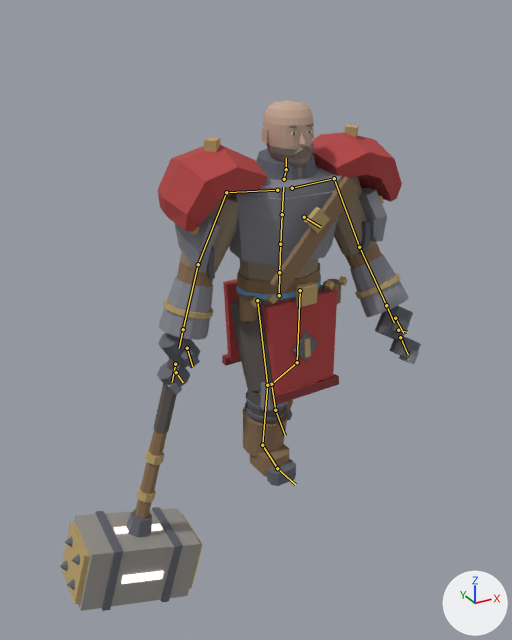
Two versions of the glTF model art/champions/rook/export/rook.glb, one commit apart.
Both versions are drawn from a 50 mm lens placed at (-1.86, -3.11, 2.4), pointed at (-0.1, 0.09, 0.8). Arrows for +X, +Y and +Z are at lower right; the lights stay in place. The older version comes first. Both versions are drawn at frame 17 of the action 'walk'; the numbers are the values there. The bones that change, and the others that lie on the model, are drawn over the model as lines.

Names of what the first picture shows: 'rook.001'.
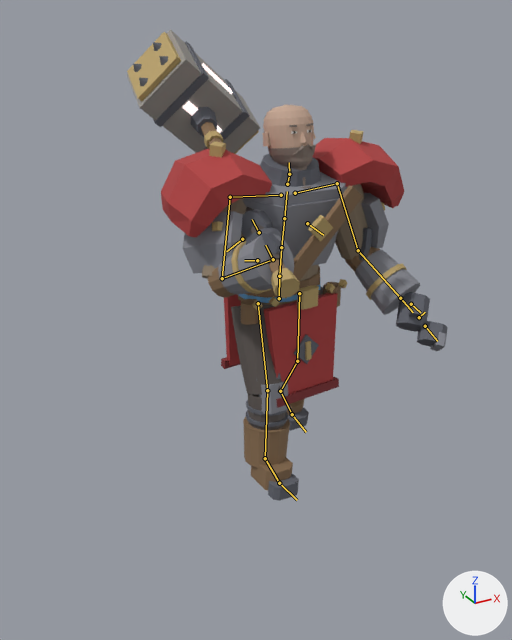
Location of each change, [x1, y1, x2, y2] in pixels of the pictures (512 x 640 px):
'rook.001', posed (11% narrower, 8% shorter)
    before: [60, 100, 421, 611]
    after: [127, 29, 448, 501]
bone 'pelvis', root to tip
    before: (279, 295) to (279, 272)
    after: (279, 298) to (279, 276)
bone 'spine_01', root to tip
    before: (279, 272) to (280, 244)
    after: (279, 276) to (281, 247)
bone 'upperarm_l', root to tip
    before: (334, 178) to (359, 247)
    after: (337, 183) to (358, 250)
bone 'forearm_l', root to tip
    before: (359, 247) to (386, 305)
    after: (358, 250) to (400, 298)
bone 'upperarm_r', root to tip
    before: (226, 192) to (198, 264)
    after: (230, 197) to (222, 278)
bone 'forearm_r', root to tip
    before: (198, 264) to (183, 329)
    after: (222, 278) to (273, 259)
bone 'hand_r', root to tip
    before: (183, 329) to (179, 348)
    after: (273, 259) to (265, 245)
bone 'neck', root to tip
    before: (284, 179) to (286, 169)
    after: (287, 184) to (289, 174)
bone 'head', root to tip
    before: (286, 169) to (286, 158)
    after: (289, 174) to (289, 162)
bone 'thigh_l', root to tip
    before: (300, 290) to (297, 362)
    after: (299, 293) to (297, 361)
bone 'calf_l', root to tip
    before: (297, 362) to (271, 384)
    after: (297, 361) to (280, 391)
bone 'foot_l', root to tip
    before: (271, 384) to (275, 410)
    after: (280, 391) to (292, 414)
bone 'thigh_r', root to tip
    before: (257, 300) to (267, 385)
    after: (258, 303) to (267, 390)
bone 'calf_r', root to tip
    before: (267, 385) to (262, 445)
    after: (267, 390) to (265, 458)
bone 'foot_r', root to tip
    before: (262, 445) to (277, 468)
    after: (265, 458) to (279, 483)

The change in detail:
Bone 'pelvis' (bone_pelvis) moves from (0.0, -0.02, 0.0) to (0.0, -0.039, 0.0).
Bone 'pelvis' (bone_pelvis) turns from (0, 3, 0) to (0, 4, 0) degrees about its own x, y and z.
Bone 'spine_01' (bone_spine_01) turns from (3, -2, 0) to (6, -3, 0) degrees about its own x, y and z.
Bone 'upperarm_l' (bone_upperarm_l) turns from (19, 5, -29) to (15, 4, -29) degrees about its own x, y and z.
Bone 'forearm_l' (bone_forearm_l) turns from (6, 0, 1) to (36, -3, 8) degrees about its own x, y and z.
Bone 'upperarm_r' (bone_upperarm_r) turns from (-4, 1, 30) to (30, -7, 27) degrees about its own x, y and z.
Bone 'forearm_r' (bone_forearm_r) turns from (3, 0, 2) to (94, 1, -1) degrees about its own x, y and z.
Bone 'hand_r' (bone_hand_r) turns from (0, 0, 0) to (121, -15, 9) degrees about its own x, y and z.
Bone 'neck' (bone_neck) turns from (0, 0, 0) to (-4, 0, 0) degrees about its own x, y and z.
Bone 'head' (bone_head) turns from (-3, 0, 0) to (-12, 0, 0) degrees about its own x, y and z.
Bone 'thigh_l' (bone_thigh_l) turns from (-6, 0, 0) to (-10, 0, 4) degrees about its own x, y and z.
Bone 'calf_l' (bone_calf_l) turns from (-34, 1, 0) to (-20, 0, 2) degrees about its own x, y and z.
Bone 'foot_l' (bone_foot_l) turns from (-11, 0, 0) to (18, 1, -7) degrees about its own x, y and z.
Bone 'thigh_r' (bone_thigh_r) turns from (13, 0, 0) to (20, 1, -5) degrees about its own x, y and z.
Bone 'calf_r' (bone_calf_r) turns from (-12, 0, 0) to (-10, 0, 2) degrees about its own x, y and z.
Bone 'foot_r' (bone_foot_r) turns from (-1, 0, 0) to (-9, 0, -2) degrees about its own x, y and z.
